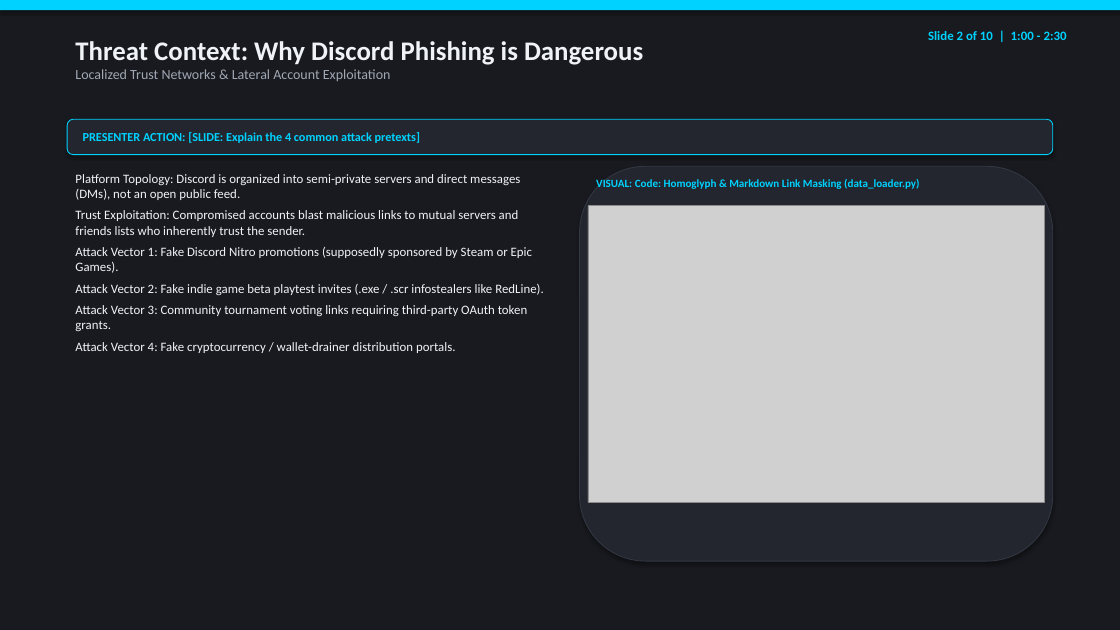
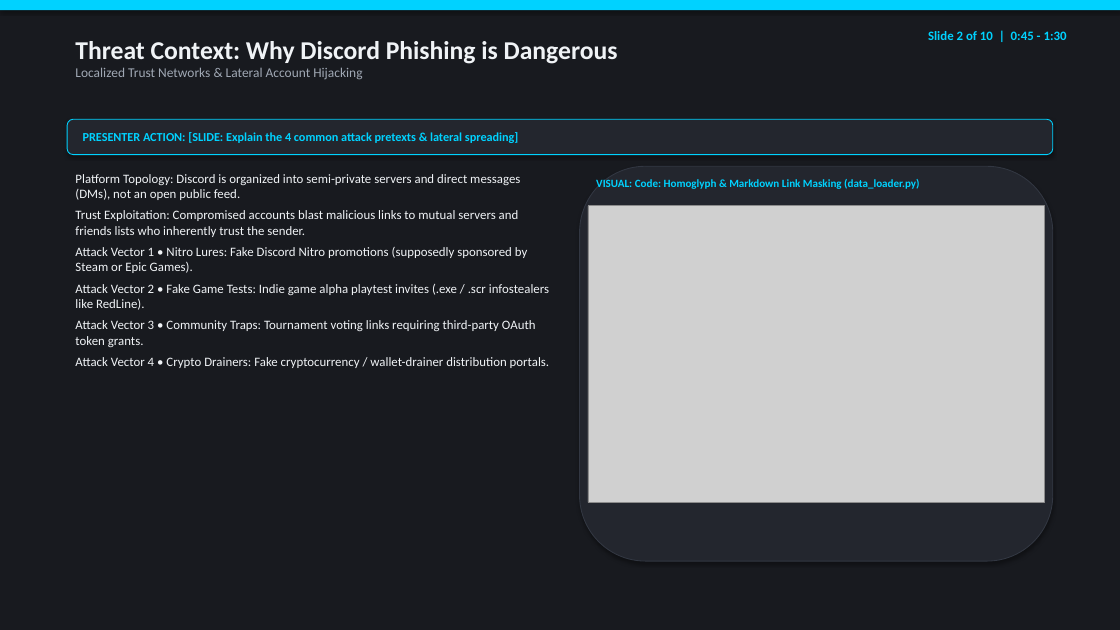
Before and after one commit to danvse/ML_DM_Discord_Phishing, a slide deck: slide 2 of docs/slides/DEMO_PRESENTATION_SLIDES.pptx. Drawn at 1120x630 pixels with LibreOffice and Linux fonts; fonts in the diff are those of the drawing; grey boxes stand for pictures. Boxes give left, top, right and bottom in pixels: in the first picture for what was removed or moved away, otherwise in the second. Text is boxed around its words. In the diff, an @@ line names an element or a change of style, - is before the commit and + after.

```diff
--- a/docs/slides/DEMO_PRESENTATION_SLIDES.pptx
+++ b/docs/slides/DEMO_PRESENTATION_SLIDES.pptx
@@ text at bbox=[75, 41, 618, 64]: size 23 to 22 pt in "Threat Context: Why Discord Phishing is Dangerous" @@
@@ text at bbox=[928, 31, 1067, 40]: text changed @@
-Slide 2 of 10 | 1:00 - 2:30
+Slide 2 of 10 | 0:45 - 1:30
@@ text at bbox=[75, 67, 362, 79]: text changed; size 12 to 11.5 pt @@
-Localized Trust Networks & Lateral Account Exploitation
+Localized Trust Networks & Lateral Account Hijacking
@@ text in rounded rectangle at bbox=[83, 132, 518, 143]: text changed @@
-PRESENTER ACTION: [SLIDE: Explain the 4 common attack pretexts]
+PRESENTER ACTION: [SLIDE: Explain the 4 common attack pretexts & lateral spreading]
@@ text at bbox=[75, 247, 550, 368]: text changed @@
-Attack Vector 1: Fake Discord Nitro promotions (supposedly sponsored by Steam or Epic Games).
-Attack Vector 2: Fake indie game beta playtest invites (.exe / .scr infostealers like RedLine).
-Attack Vector 3: Community tournament voting links requiring third-party OAuth token grants.
-Attack Vector 4: Fake cryptocurrency / wallet-drainer distribution portals.
+Attack Vector 1 • Nitro Lures: Fake Discord Nitro promotions (supposedly sponsored by Steam or Epic Games).
+Attack Vector 2 • Fake Game Tests: Indie game alpha playtest invites (.exe / .scr infostealers like RedLine).
+Attack Vector 3 • Community Traps: Tournament voting links requiring third-party OAuth token grants.
+Attack Vector 4 • Crypto Drainers: Fake cryptocurrency / wallet-drainer distribution portals.
```
Also in this commit, not shown: 9 other slides changed, 2 other files.
